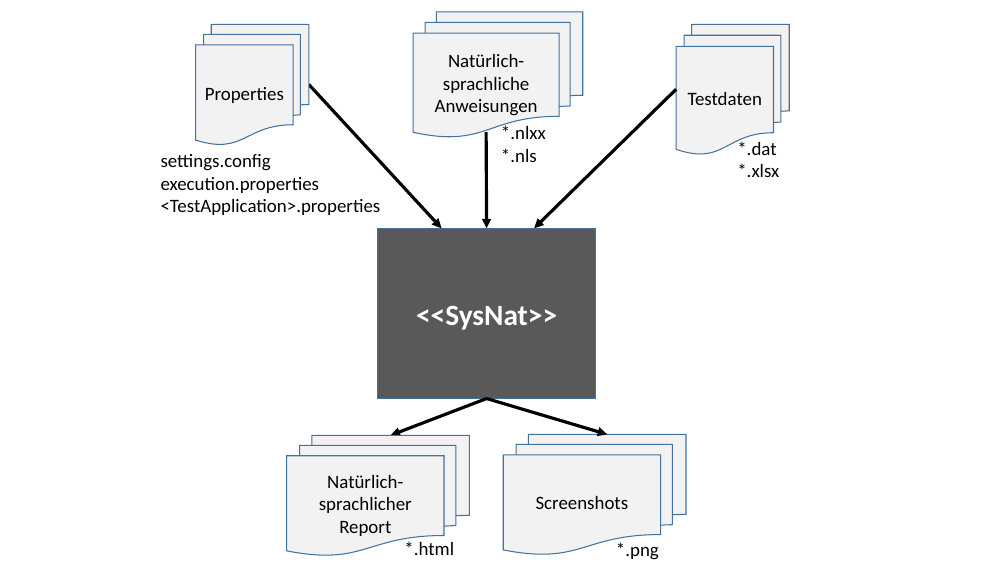
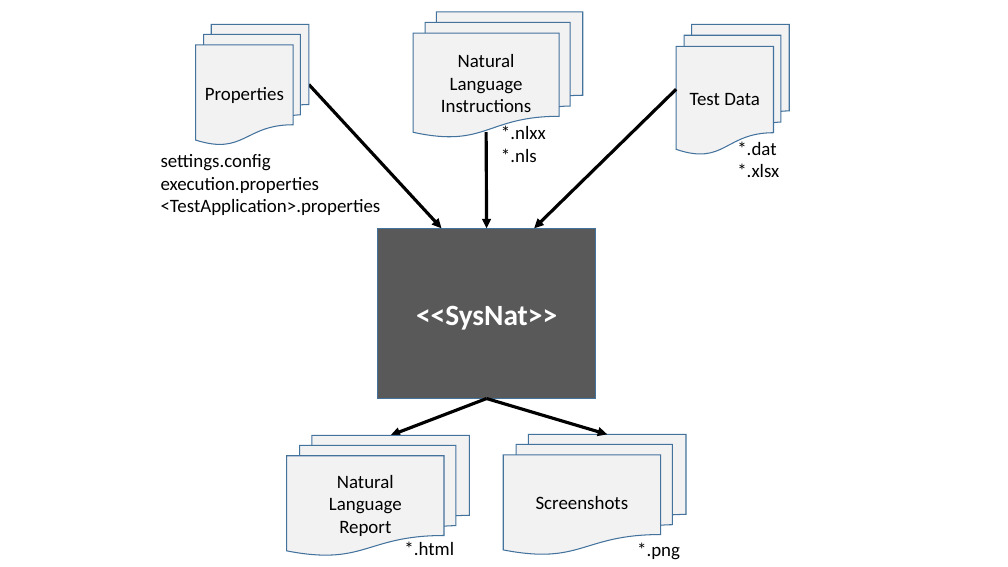
Before and after one commit to iks-gmbh-tools/SysNat, a slide deck: slide 2 of documentation/Figures.pptx. Drawn at 1008x567 pixels with LibreOffice and Linux fonts; fonts in the diff are those of the drawing. Boxes give left, top, right and bottom in pixels: in the first picture for what was removed or moved away, otherwise in the second. Text is boxed around its words. In the diff, an @@ line names an element or a change of style, - is before the commit and + after.

```diff
--- a/documentation/Figures.pptx
+++ b/documentation/Figures.pptx
@@ text in flow chart multidocument at (441, 54, 531, 118): text changed @@
-Natürlich-
-sprachliche
-Anweisungen
+Natural
+Language
+Instructions
@@ text in flow chart multidocument at (690, 93, 760, 105): text changed @@
-Testdaten
+Test Data
@@ text in flow chart multidocument at (329, 475, 402, 514): text changed @@
-Natürlich-
-sprachlicher
+Natural
+Language
@@ text "*.png": place and size @@
-text "*.png" at (616, 542, 659, 560)
+text "*.png" at (637, 542, 680, 560)
```
Also in this commit, not shown: 1 other file.
